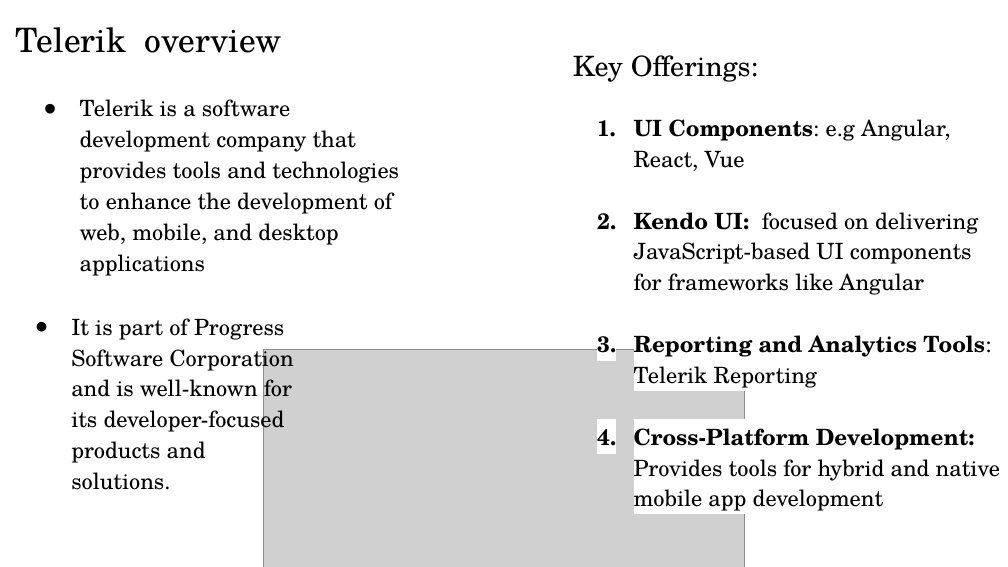
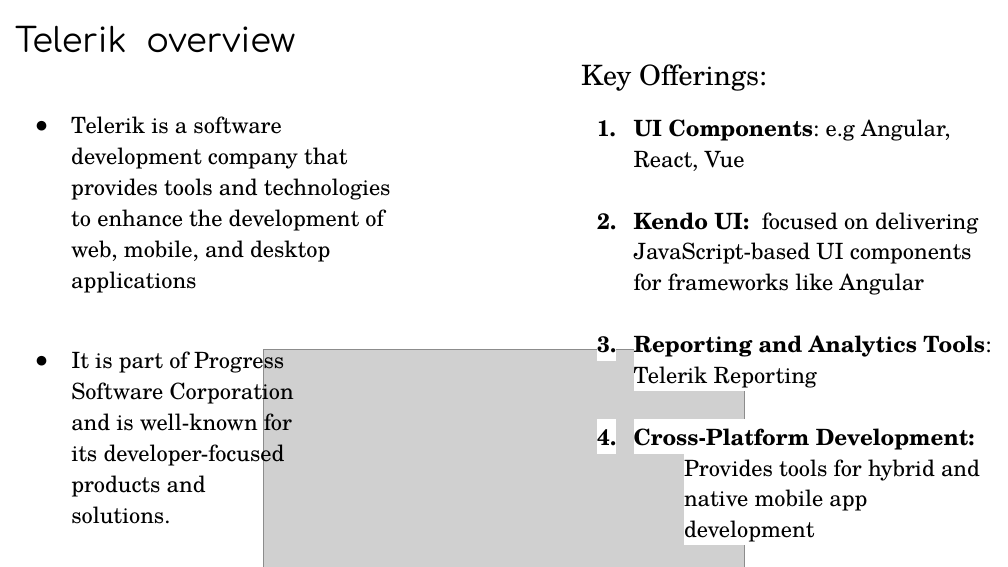
Before and after one commit to samar123419/QA_Automation_middle_project, a slide deck: slide 2 of middle presentation.pptx. Drawn at 1008x567 pixels with LibreOffice and Linux fonts; fonts in the diff are those of the drawing; grey boxes stand for pictures; background and template pictures are left out. Boxes give left, top, right and bottom in pixels: in the first picture for what was removed or moved away, otherwise in the second. Text is boxed around its words. In the diff, an @@ line names an element or a change of style, - is before the commit and + after.

```diff
--- a/middle presentation.pptx
+++ b/middle presentation.pptx
@@ text "Telerik overview" at <box>15,25,295,52</box>: font TeX Gyre Schola to Comfortaa @@
@@ text "Key Offerings:": place and size @@
-text "Key Offerings:" at <box>573,55,759,82</box>
+text "Key Offerings:" at <box>581,64,767,91</box>
@@ text "Telerik is a software development ...": place and size @@
-text "Telerik is a software development ..." at <box>80,99,399,276</box>
+text "Telerik is a software development ..." at <box>71,116,391,293</box>
@@ text "It is part of Progress ...": place and size @@
-text "It is part of Progress ..." at <box>71,318,294,490</box>
+text "It is part of Progress ..." at <box>71,349,294,524</box>
@@ text at <box>684,459,980,511</box>: indent changed @@
```
Also in this commit, not shown: 4 other slides changed.
